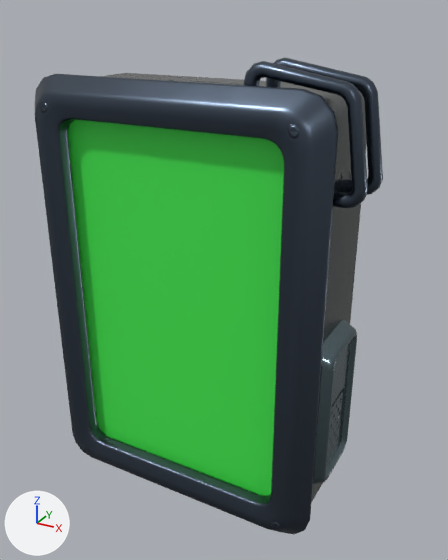
Before and after pictures for a commit that changed the glTF model public/assets/model.glb.
Camera for both pictures: a 50 mm lens placed at (0.788, -1.301, 0.715), pointed at (0.067, 0.009, 0.06). Lighting does not change. The marker at lower left points along +X, +Y and +Z. The picture after the commit comes second. Where no turn or scale is listed for an object, it has been applied to the vertices. Vertices at exactly the same position are counted once.

Before the edit, the objects in view are built like this:
```python
me_cube_016 = bpy.data.meshes.new('Cube.016')
me_cube_016.from_pydata(...)  # 1500 vertices, 2810 faces; spans x -0.413..0.456, y -0.176..0.15, z -0.569..0.616
# faces by material slot: [380, 596, 1596, 238]
me_cube_016.materials.append(mat_baked_tex_2)
me_cube_016.materials.append(mat_baked_tex_3_aksen)
me_cube_016.materials.append(mat_baked_tex_4_aksen)
me_cube_016.materials.append(mat_inside)  # white #e7e7e7
me_cube_017 = bpy.data.meshes.new('Cube.017')
me_cube_017.from_pydata(...)  # 16 vertices, 14 faces; spans x -0.313..0.313, y -0.122, z -0.488..0.488
me_cube_017.materials.append(mat_matt_screen)  # green #42e74f
ob_d1_low = bpy.data.objects.new('d1_low', me_cube_016)
ob_d1_low.location = (0.0, 0.0, 0.0)
ob_d1_mattscreen = bpy.data.objects.new('d1_mattscreen', me_cube_017)
ob_d1_mattscreen.location = (0.0, 0.0, 0.0)
```
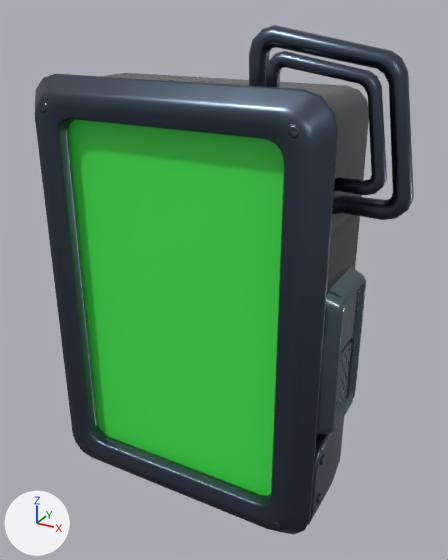
Boxes [x1, y1, x2, y2] around the edits, measured in the pictures (448 x 560 px; the box of a moved part takes in the faces that stretch with it):
'd1_low', reshaped (9% wider, 7% taller)
    before: [35, 58, 383, 534]
    after: [35, 25, 414, 534]
'Cube', added
    after: [308, 417, 344, 525]
part 1 of me_cube_016, moved or reshaped
    before: [313, 319, 357, 484]
    after: [316, 267, 366, 436]
part 2 of me_cube_016, moved or reshaped
    before: [244, 61, 368, 208]
    after: [265, 51, 387, 195]
part 3 of me_cube_016, moved or reshaped
    before: [266, 58, 383, 195]
    after: [249, 25, 414, 220]
part 4 of me_cube_016, surface changed
    before: [311, 116, 366, 502]
    after: [316, 114, 369, 444]

The change, as a list of edits to the scene's bpy script:
```text
Change me_cube_016:
    used by ob_d1_low; location = (0.0, 0.0, 0.0)
    remove me_cube_016.from_pydata(...)  # 1500 vertices, 2810 faces; spans x -0.413..0.456, y -0.176..0.15, z -0.569..0.616
    add me_cube_016.from_pydata(...)  # 1472 vertices, 2754 faces; spans x -0.396..0.523, y -0.176..0.15, z -0.569..0.68
    me_cube_016 part 1: the loose piece of 160 vertices spanning x 0.357..0.414, y -0.115..0.107, z -0.426..-0.001 is moved by (0.0, 0.035, 0.132)
    me_cube_016 part 2: the loose piece of 180 vertices spanning x 0.175..0.456, y -0.115..-0.082, z 0.336..0.616 is moved by (0.019, 0.062, 0.016)
    me_cube_016 part 3: the loose piece of 180 vertices spanning x 0.175..0.456, y -0.006..0.027, z 0.336..0.616 is scaled about its middle by 1.41, then moved by (0.01, 0.008, 0.007)
    me_cube_016 part 4: 4 kept faces spanning x -0.375..0.375, y -0.111..0.14, z -0.491..0.491 get new texture (UV) coordinates
    other edits to the shape of me_cube_016 do not show in these pictures
Add me_cube_028:
    me_cube_028.from_pydata(...)  # 612 vertices, 1118 faces; spans x -0.398..0.398, y -0.106..0.176, z -0.558..-0.286
    me_cube_028.materials.append(mat_baked_tex_4_aksen)
Add ob_cube:
    ob_cube = bpy.data.objects.new('Cube', me_cube_028)
    ob_cube.location = (0.0, 0.0, -0.013)
```
